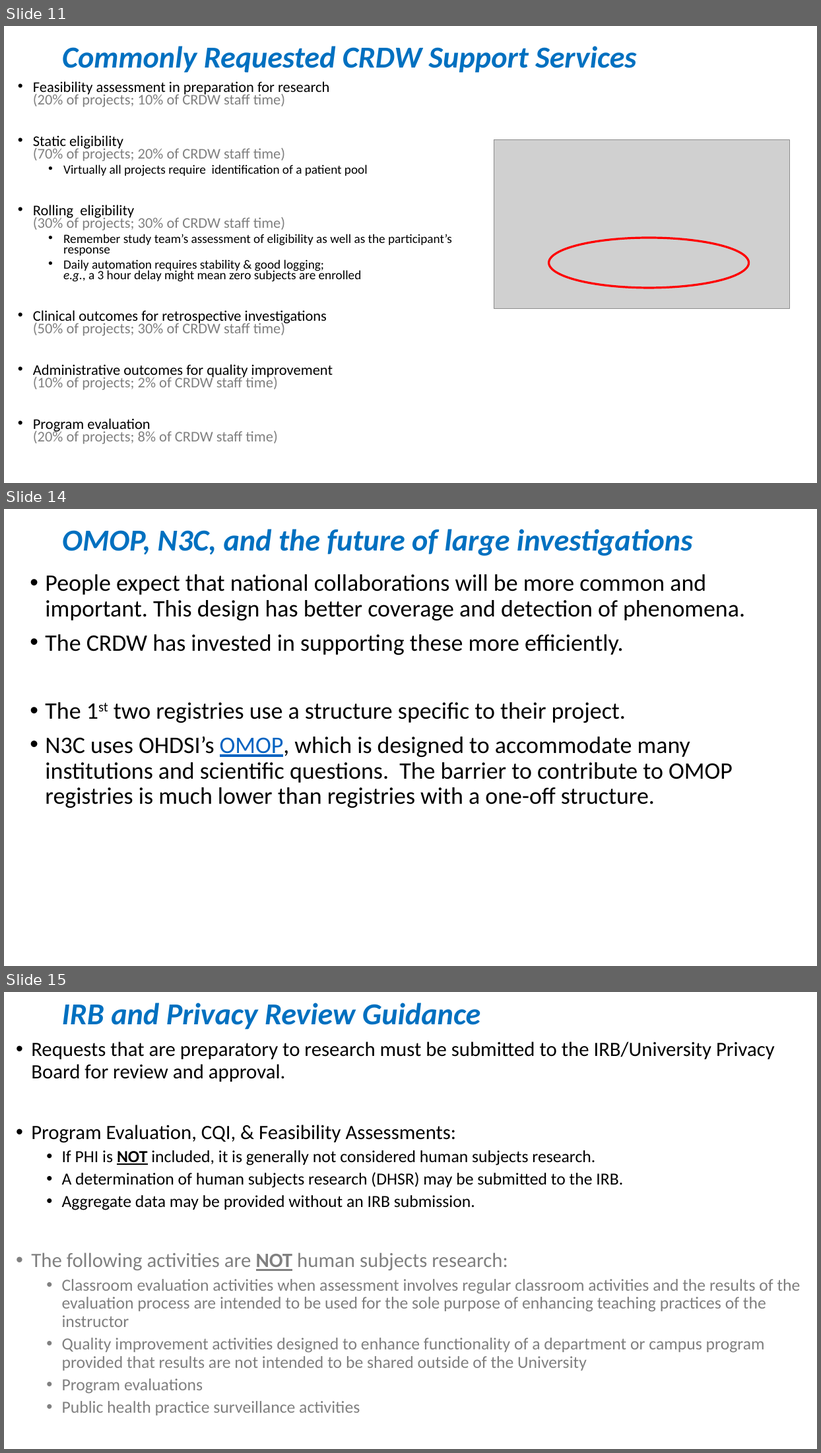
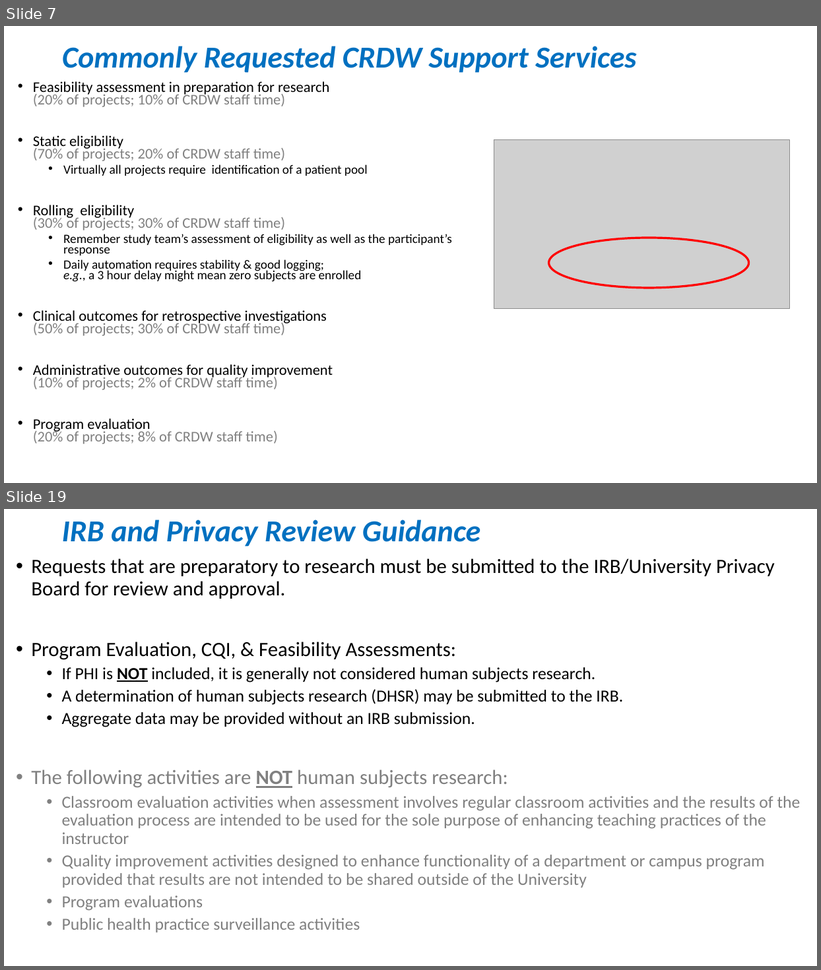
Before and after one commit to OuhscBbmc/prairie-outpost-public, a slide deck: publications/presentation-2021-02-aac/crdw-2021-02.pptx. Shown one above the other, each under a label of ours: slides 11, 14 and 15 before the commit, slides 7 and 19 after it; the slides between them are not shown. The pictures are 821x1453 and 821x970 pixels, drawn with LibreOffice and Linux fonts; fonts in the diff are those of the drawing; grey boxes stand for pictures. Boxes give left, top, right and bottom in pixels: in the first picture for what was removed or moved away, otherwise in the second. Text is boxed around its words. In the diff, an @@ line names an element or a change of style, - is before the commit and + after.

```diff
--- a/publications/presentation-2021-02-aac/crdw-2021-02.pptx
+++ b/publications/presentation-2021-02-aac/crdw-2021-02.pptx
@@ slide 14 removed at bbox=[4, 509, 817, 966], background #FFFFFF @@
@@ text removed at bbox=[62, 529, 693, 556] @@
-OMOP, N3C, and the future of large investigations
@@ text removed at bbox=[45, 574, 745, 808] @@
-• People expect that national collaborations will be more common and important. This design has better coverage and detection of phenomena.
-• The CRDW has invested in supporting these more efficiently.
-• The 1st two registries use a structure specific to their project.
-• N3C uses OHDSI’s OMOP, which is designed to accommodate many institutions and scientific questions. The barrier to contribute to OMOP registries is much lower than registries with a one-off structure.
@@ what was slide 11 is now slide 7 @@
@@ what was slide 15 is now slide 19 @@
```
Also in this commit, not shown: 2 slides changed, 6 slides added, 1 other slide removed.
